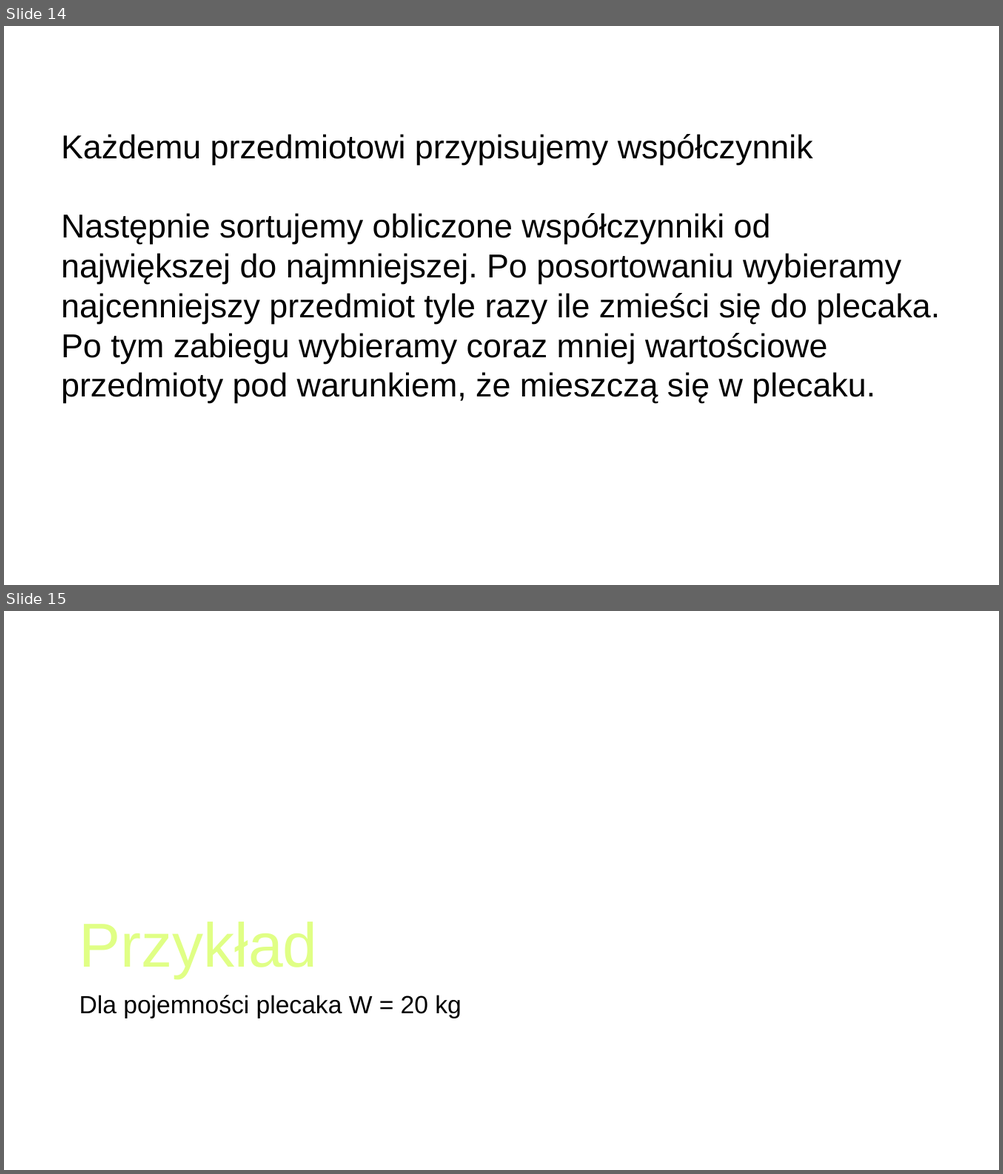
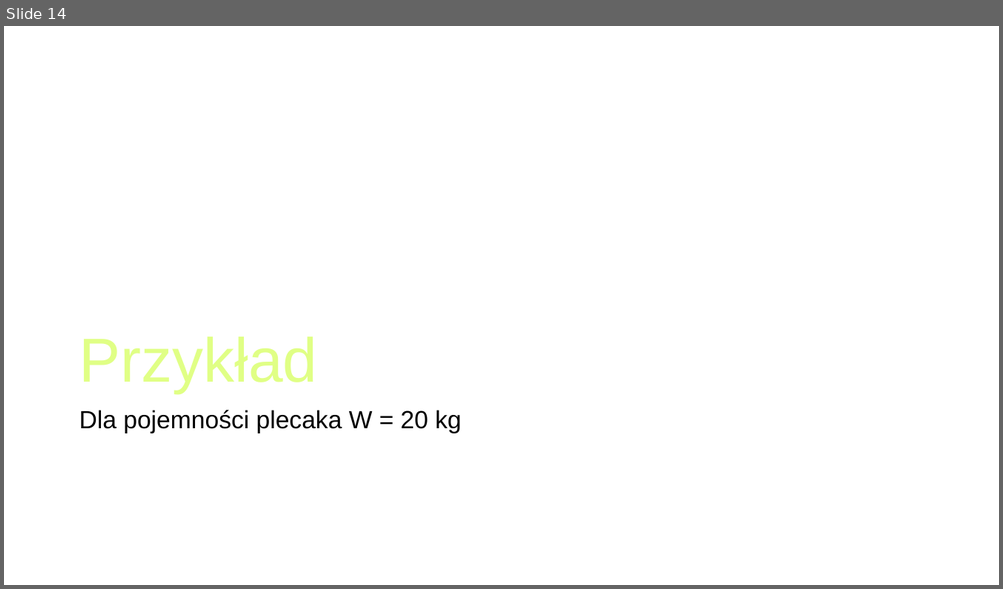
Before and after one commit to Wid-mo/prezentacja, a slide deck: Prezentacja_algorytmy_optymalizacja.pptx. Shown one above the other, each under a label of ours: slides 14 and 15 before the commit, slide 14 after it. The pictures are 1003x1174 and 1003x589 pixels, drawn with LibreOffice and Linux fonts; fonts in the diff are those of the drawing; background and template pictures are left out. Boxes give left, top, right and bottom in pixels: in the first picture for what was removed or moved away, otherwise in the second. Text is boxed around its words. In the diff, an @@ line names an element or a change of style, - is before the commit and + after.

```diff
--- a/Prezentacja_algorytmy_optymalizacja.pptx
+++ b/Prezentacja_algorytmy_optymalizacja.pptx
@@ slide 14 removed at (4,26,999,585), background picture (left out) @@
@@ title removed at (54,42,949,90) @@
-Problem Plecakowy- programowanie zachłanne
@@ text removed at (61,134,939,403) @@
-Każdemu przedmiotowi przypisujemy współczynnik
-Następnie sortujemy obliczone współczynniki od największej do najmniejszej. Po posortowaniu wybieramy najcenniejszy przedmiot tyle razy ile zmieści się do plecaka. Po tym zabiegu wybieramy coraz mniej wartościowe przedmioty pod warunkiem, że mieszczą się w plecaku.
@@ what was slide 15 is now slide 14 @@
```
Also in this commit, not shown: 2 slides changed.
